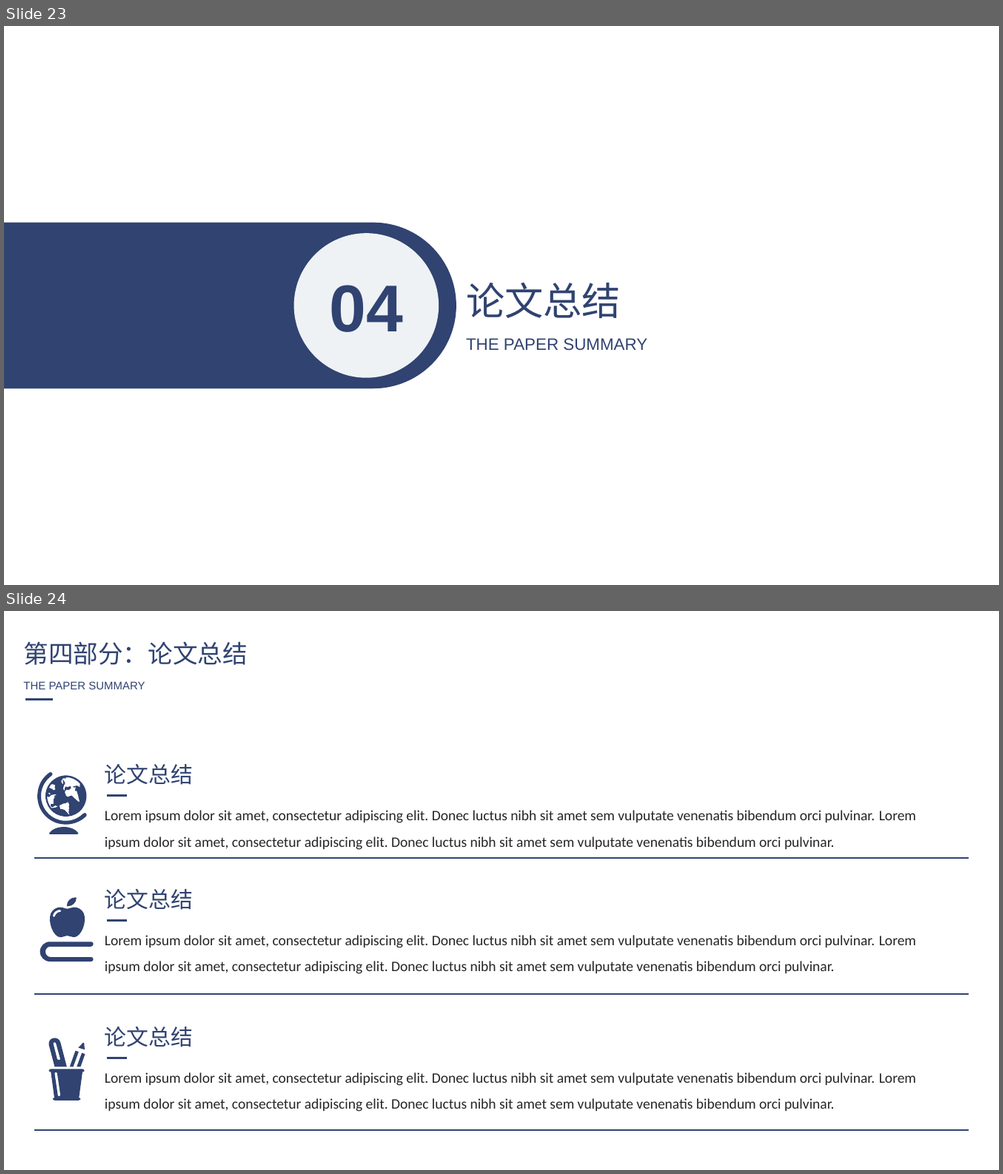
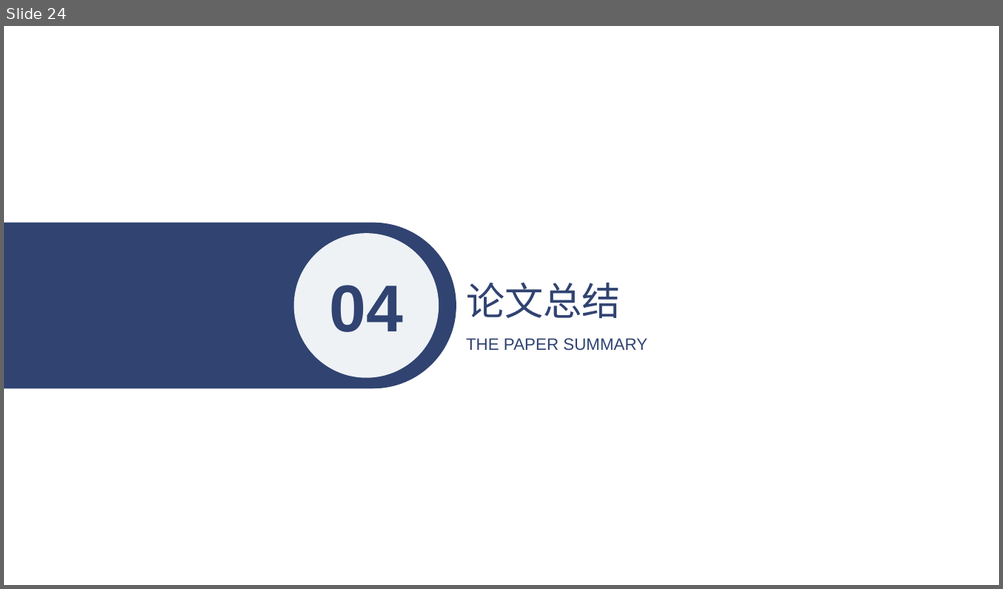
Before and after one commit to yxm785872911/paper, a slide deck: 答辩ppt初稿.pptx. Shown one above the other, each under a label of ours: slides 23 and 24 before the commit, slide 24 after it. The pictures are 1003x1174 and 1003x589 pixels, drawn with LibreOffice and Linux fonts; fonts in the diff are those of the drawing. Boxes give left, top, right and bottom in pixels: in the first picture for what was removed or moved away, otherwise in the second. Text is boxed around its words. In the diff, an @@ line names an element or a change of style, - is before the commit and + after.

```diff
--- a/答辩ppt初稿.pptx
+++ b/答辩ppt初稿.pptx
@@ slide 24 removed at (4, 611, 999, 1170), background #FFFFFF @@
@@ text removed at (23, 641, 247, 665) @@
-第四部分：论文总结
@@ text removed at (23, 681, 145, 689) @@
-THE PAPER SUMMARY
@@ line removed from (25, 700) to (53, 700) @@
@@ text removed at (105, 764, 193, 785) @@
-论文总结
@@ freeform shape removed at (37, 772, 88, 834) @@
@@ text removed at (105, 810, 916, 850) @@
-Lorem ipsum dolor sit amet, consectetur adipiscing elit. Donec luctus nibh sit amet sem vulputate venenatis bibendum orci pulvinar. Lorem ipsum dolor sit amet, consectetur adipiscing elit. Donec luctus nibh sit amet sem vulputate venenatis bibendum orci pulvinar.
@@ line removed from (106, 796) to (126, 796) @@
@@ line removed from (34, 859) to (969, 859) @@
@@ freeform shape removed at (40, 897, 94, 962) @@
@@ text removed at (105, 889, 193, 910) @@
-论文总结
@@ line removed from (106, 921) to (126, 921) @@
@@ text removed at (105, 935, 916, 974) @@
-Lorem ipsum dolor sit amet, consectetur adipiscing elit. Donec luctus nibh sit amet sem vulputate venenatis bibendum orci pulvinar. Lorem ipsum dolor sit amet, consectetur adipiscing elit. Donec luctus nibh sit amet sem vulputate venenatis bibendum orci pulvinar.
@@ line removed from (34, 994) to (969, 994) @@
@@ text removed at (105, 1027, 193, 1048) @@
-论文总结
@@ freeform shape removed at (48, 1038, 85, 1102) @@
@@ text removed at (105, 1073, 916, 1112) @@
-Lorem ipsum dolor sit amet, consectetur adipiscing elit. Donec luctus nibh sit amet sem vulputate venenatis bibendum orci pulvinar. Lorem ipsum dolor sit amet, consectetur adipiscing elit. Donec luctus nibh sit amet sem vulputate venenatis bibendum orci pulvinar.
@@ line removed from (106, 1059) to (126, 1059) @@
@@ line removed from (34, 1130) to (969, 1130) @@
@@ what was slide 23 is now slide 24 @@
```
Also in this commit, not shown: 2 slides changed, 4 slides added, 5 other slides removed, 1 other file.
